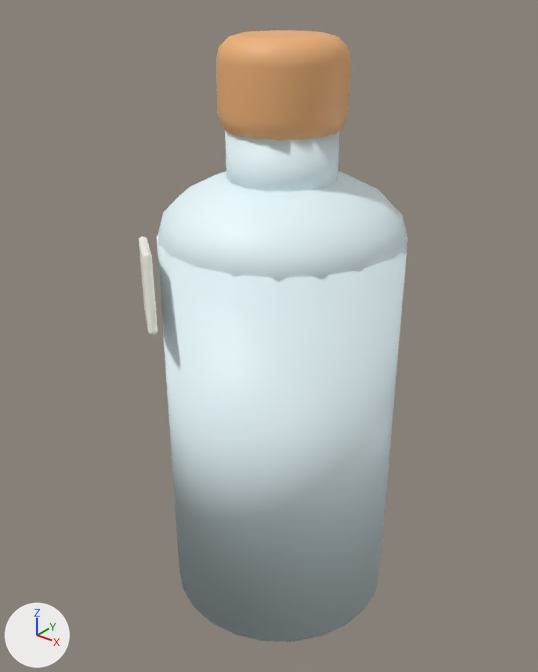
Two versions of the FBX model EvolutionShop/Assets/EvolutionShop/Resources/Art/GrowthKit/VialBottle.fbx, one commit apart.
Both versions are drawn from a 50 mm lens placed at (0.194, -0.252, 0.293), pointed at (-0.005, -0.002, 0.138). The lights are fixed; the arrows at lower left show +X, +Y and +Z. The picture after the commit comes second. Where no turn or scale is listed for an object, it has been applied to the vertices. Vertices at exactly the same position are counted once.

Names of what the first picture shows: 'VialBottle mesh'.
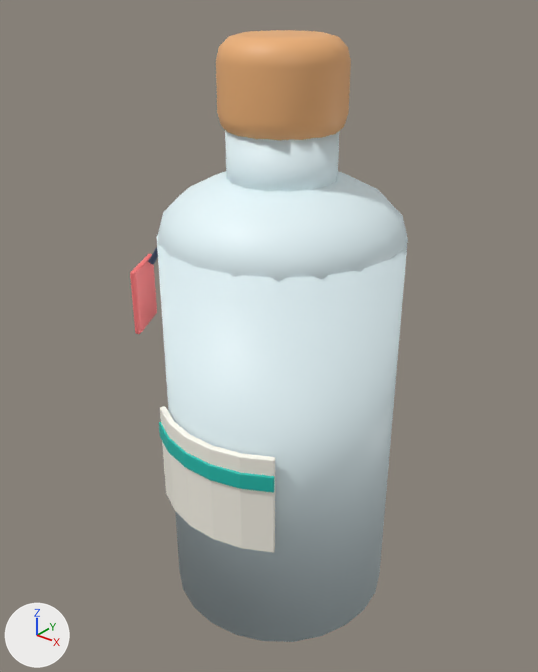
Boxes (x1, y1, x2, y2) around the edits, measured in the pictures (538 x 672 px; the box of a moved part takes in the faces that stretch with it):
'VialBottle mesh', reshaped: before (139, 30, 408, 642); after (130, 30, 408, 642)
part 1 of me_cylinder_115, moved or reshaped: before (139, 237, 158, 335); after (240, 454, 275, 553)
part 2 of me_cylinder_115, added (cyan): after (239, 473, 275, 493)
part 3 of me_cylinder_115, added: after (210, 446, 242, 548)
part 4 of me_cylinder_115, added (cyan): after (209, 464, 240, 489)
part 5 of me_cylinder_115, added: after (185, 452, 210, 480)
part 6 of me_cylinder_115, added: after (169, 421, 190, 525)
part 7 of me_cylinder_115, added: after (168, 438, 185, 467)
part 8 of me_cylinder_115, added: after (160, 406, 174, 508)
part 9 of me_cylinder_115, added: after (159, 422, 169, 450)
part 10 of me_cylinder_115, added (red): after (130, 254, 157, 334)
part 11 of me_cylinder_115, added: after (185, 435, 213, 539)
part 12 of me_cylinder_115, added: after (149, 247, 158, 264)

The change, as a list of edits to the scene's bpy script:
```text
Change me_cylinder_115:
    remove me_cylinder_115.from_pydata(...)  # 1245 vertices, 1196 faces; spans x -0.061..0.055, y -0.063..0.055, z 0.0..0.272
    add me_cylinder_115.from_pydata(...)  # 2789 vertices, 2724 faces; spans x -0.067..0.055, y -0.06..0.055, z 0.0..0.272
    me_cylinder_115 part 1: the loose piece of 152 vertices spanning x -0.061..-0.019, y -0.063..-0.027, z 0.149..0.191 is multiplied about its middle by the matrix ((-0.085, -0.514, 0.047), (0.65, 0.555, 0.025), (-0.199, 0.167, 1.471)), then moved by (0.067, -0.006, -0.085)
    me_cylinder_115 part 2: the loose piece of 152 vertices spanning x -0.061..-0.019, y -0.063..-0.027, z 0.149..0.191 is copied, and the copy is multiplied about its middle by the matrix ((0.102, -0.257, 0.043), (0.258, 0.106, 0.023), (-0.037, 0.031, 0.276)), then moved by (0.068, -0.007, -0.072), in mat_gk_teal (cyan #22bfb0); it spans x 0.021..0.035, y -0.056..-0.048, z 0.094..0.102
    me_cylinder_115 part 3: the loose piece of 152 vertices spanning x -0.061..-0.019, y -0.063..-0.027, z 0.149..0.191 is copied, and the copy is multiplied about its middle by the matrix ((0.075, -0.364, 0.051), (0.651, 0.662, 0.013), (-0.199, 0.167, 1.471)), then moved by (0.054, -0.011, -0.085); it spans x 0.006..0.022, y -0.059..-0.053, z 0.06..0.11
    me_cylinder_115 part 4: the loose piece of 152 vertices spanning x -0.061..-0.019, y -0.063..-0.027, z 0.149..0.191 is copied, and the copy is multiplied about its middle by the matrix ((0.161, -0.224, 0.047), (0.226, 0.165, 0.012), (-0.037, 0.031, 0.276)), then moved by (0.054, -0.012, -0.072), in mat_gk_teal (cyan #22bfb0); it spans x 0.007..0.022, y -0.06..-0.055, z 0.094..0.102
    me_cylinder_115 part 5: the loose piece of 152 vertices spanning x -0.061..-0.019, y -0.063..-0.027, z 0.149..0.191 is copied, and the copy is multiplied about its middle by the matrix ((0.211, -0.177, 0.049), (0.18, 0.214, 0.0), (-0.037, 0.031, 0.276)), then moved by (0.04, -0.014, -0.072), in mat_gk_teal (cyan #22bfb0); it spans x -0.008..0.008, y -0.06..-0.058, z 0.094..0.102
    me_cylinder_115 part 6: the loose piece of 152 vertices spanning x -0.061..-0.019, y -0.063..-0.027, z 0.149..0.191 is copied, and the copy is multiplied about its middle by the matrix ((0.372, -0.011, 0.051), (0.539, 0.756, -0.013), (-0.199, 0.167, 1.471)), then moved by (0.026, -0.011, -0.085); it spans x -0.022..-0.006, y -0.059..-0.053, z 0.06..0.11
    me_cylinder_115 part 7: the loose piece of 152 vertices spanning x -0.061..-0.019, y -0.063..-0.027, z 0.149..0.191 is copied, and the copy is multiplied about its middle by the matrix ((0.249, -0.12, 0.047), (0.124, 0.251, -0.012), (-0.037, 0.031, 0.276)), then moved by (0.026, -0.012, -0.072), in mat_gk_teal (cyan #22bfb0); it spans x -0.022..-0.007, y -0.06..-0.055, z 0.094..0.102
    me_cylinder_115 part 8: the loose piece of 152 vertices spanning x -0.061..-0.019, y -0.063..-0.027, z 0.149..0.191 is copied, and the copy is multiplied about its middle by the matrix ((0.491, 0.173, 0.047), (0.433, 0.736, -0.025), (-0.199, 0.167, 1.471)), then moved by (0.013, -0.006, -0.085); it spans x -0.034..-0.02, y -0.055..-0.046, z 0.06..0.11
    me_cylinder_115 part 9: the loose piece of 152 vertices spanning x -0.061..-0.019, y -0.063..-0.027, z 0.149..0.191 is copied, and the copy is multiplied about its middle by the matrix ((0.271, -0.056, 0.043), (0.06, 0.273, -0.023), (-0.037, 0.031, 0.276)), then moved by (0.012, -0.007, -0.072), in mat_gk_teal (cyan #22bfb0); it spans x -0.035..-0.021, y -0.056..-0.048, z 0.094..0.102
    me_cylinder_115 part 10: the loose piece of 152 vertices spanning x -0.061..-0.019, y -0.063..-0.027, z 0.149..0.191 is copied, and the copy is multiplied about its middle by the matrix ((0.607, 0.355, 0.042), (-0.114, 0.555, -0.078), (-0.123, 0.103, 0.91)), then moved by (-0.02, 0.015, -0.015), in mat_gk_coral (red #ff7a7a); it spans x -0.067..-0.053, y -0.042..-0.018, z 0.139..0.171
    me_cylinder_115 part 11: a new loose piece of 152 vertices spanning x -0.008..0.008, y -0.059..-0.056, z 0.06..0.11, in mat_gk_paper (white #fffbef)
    me_cylinder_115 part 12: a new loose piece of 24 vertices spanning x -0.059..-0.025, y -0.027..0.001, z 0.169..0.215, in mat_gk_ink (dark blue #2b3a55)
    add me_cylinder_115.materials.append(mat_gk_ink)  # dark blue #2b3a55
    add me_cylinder_115.materials.append(mat_gk_coral)  # red #ff7a7a
```
